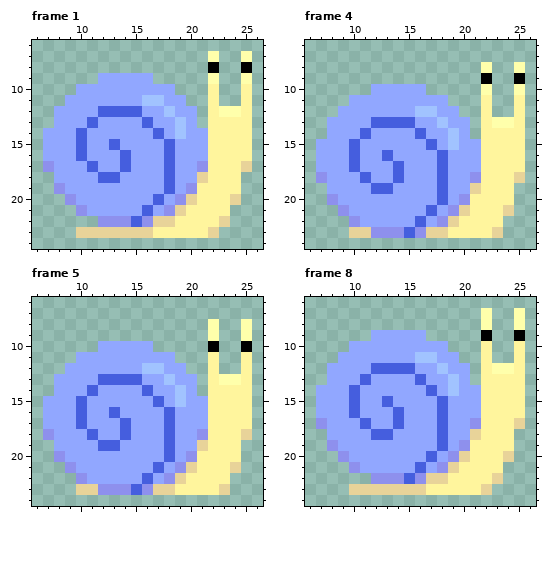
File history of a pixel-art file, Assets/Art/Enemy/Snail/Idle/Snail_Idle_Right.aseprite. This is how it looked before the edit.
32x32 pixels, 8 frames. Shown: frame 1: x 6..26, y 6..24; frame 4: x 6..26, y 6..24; frame 5: x 6..26, y 6..24; frame 8: x 6..26, y 6..24. The commit also changed other frames, which this record leaves out.
Now the later version:
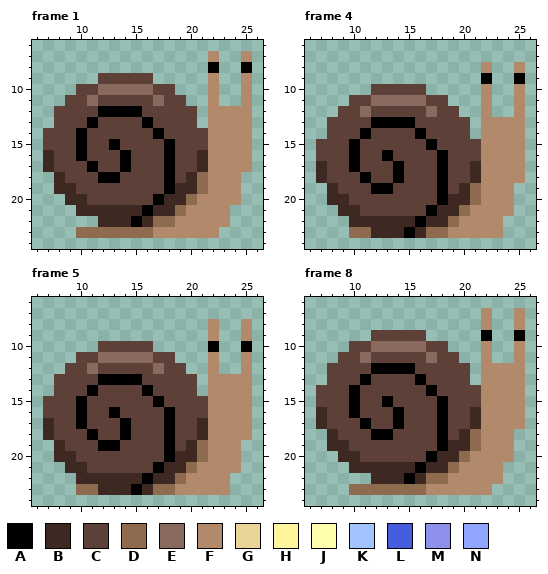
Palette (. is transparent): A #000000  B #3d2822  C #5d4037  D #8e6a4f  E #8a6a5e  F #b28a6b  G #e8d399  H #fff59d  J #ffffab  K #a1c3ff  L #455ede  M #8e90ed  N #91a7ff
The exact change:
Changed rows in their new state; - is an unchanged pixel.
Frame 1, layers "Shell", "Body":
first column x 7:
 7 ---------------F--F
 9 -----CCCCC-----F--F
10 ---CCEEEEECC---F--F
11 --CCECCCCCECC--F--F
12 -CCCCAAAACCCCC-FFFF
13 -CCCACCCCACCCC-FFFF
14 CCCACCCCCCACCCCFFFF
15 CCCACCACCCCACCCFFFF
16 BCCACCCACCCACCBFFFF
17 BCCCACCACCCACCBFFFF
18 -BCCCAACCCCACBDFFF-
19 -BBCCCCCCCCABBDFFF-
20 --BBCCCCCCABBDFFFF-
21 ---BBBBBBABBDFFFF--
22 -----BBBABDDFFFFF--
23 ---DDDDDDDFFFFFF---
Frame 4, layers "Shell", "Body":
first column x 7:
 8 ---------------F--F
10 -----CCCCC-----F--F
11 ---CCEEEEECC---F--F
12 --CCECCCCCECC--F--F
13 -CCCCAAAACCCCC-FFFF
14 -CCCACCCCACCCC-FFFF
15 CCCACCCCCCACCCCFFFF
16 CCCACCACCCCACCCFFFF
17 BCCACCCACCCACCBFFFF
18 BCCCACCACCCACCBFFFF
19 -BCCCAACCCCACBDFFF-
20 -BBCCCCCCCCABBDFFF-
21 --BBCCCCCCABBDFFFF-
22 ---BBBBBBABBDFFFF--
23 ---DDBBBABDDFFFFF--
Frame 5, layers "Shell", "Body":
first column x 7:
 8 ---------------F--F
 9 ---------------F--F
10 -----CCCCC---------
11 ---CCEEEEECC---F--F
12 --CCECCCCCECC--F--F
13 -CCCCAAAACCCCC-FFFF
14 -CCCACCCCACCCC-FFFF
15 CCCACCCCCCACCCCFFFF
16 CCCACCACCCCACCCFFFF
17 BCCACCCACCCACCBFFFF
18 BCCCACCACCCACCBFFFF
19 -BCCCAACCCCACBDFFF-
20 -BBCCCCCCCCABBDFFF-
21 --BBCCCCCCABBDFFFF-
22 ---BBBBBBABBDFFFF--
23 ---DDBBBABDDFFFFF--
Frame 8, layers "Shell", "Body":
first column x 7:
 7 ---------------F--F
 8 ---------------F--F
 9 -----CCCCC---------
10 ---CCEEEEECC---F--F
11 --CCECCCCCECC--F--F
12 -CCCCAAAACCCCC-FFFF
13 -CCCACCCCACCCC-FFFF
14 CCCACCCCCCACCCCFFFF
15 CCCACCACCCCACCCFFFF
16 BCCACCCACCCACCBFFFF
17 BCCCACCACCCACCBFFFF
18 -BCCCAACCCCACBDFFF-
19 -BBCCCCCCCCABBDFFF-
20 --BBCCCCCCABBDFFFF-
21 ---BBBBBBABBDFFFF--
22 -----BBBABDDFFFFF--
23 ---DDDDDDDFFFFFF---
